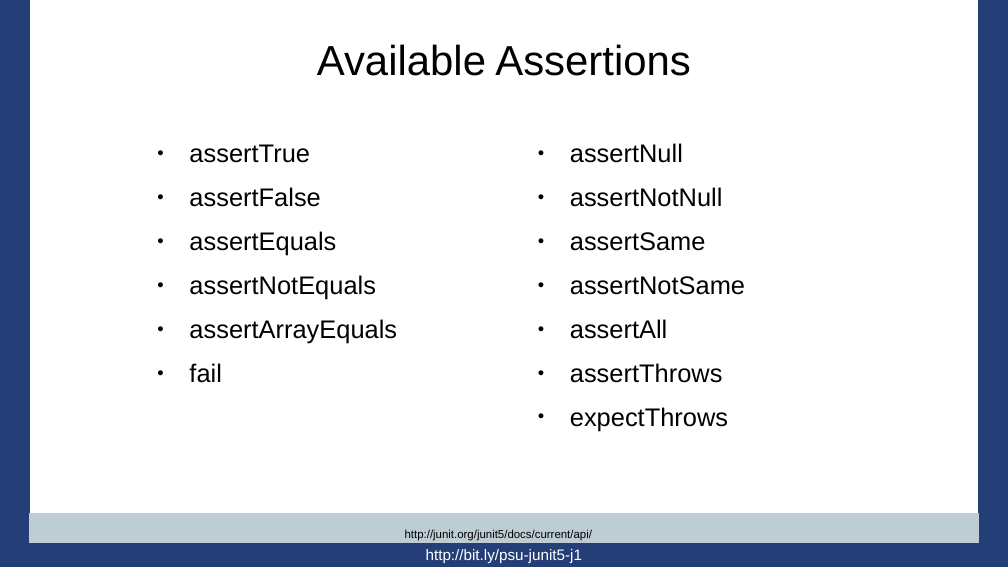
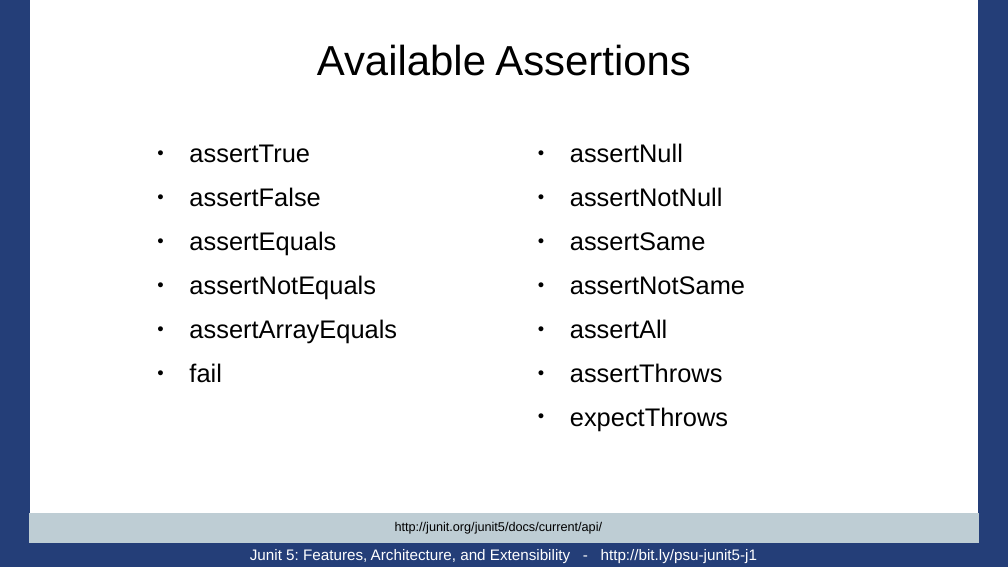
Before and after one commit to PennState/junit5-presentation, a slide deck: slide 26 of src/site/presentation/Junit5_Presentation_JavaOne_2016.odp. Drawn at 1008x567 pixels with LibreOffice and Linux fonts; fonts in the diff are those of the drawing; background and template pictures are left out. Boxes give left, top, right and bottom in pixels: in the first picture for what was removed or moved away, otherwise in the second. Text is boxed around its words. In the diff, an @@ line names an element or a change of style, - is before the commit and + after.

```diff
--- a/src/site/presentation/Junit5_Presentation_JavaOne_2016.odp
+++ b/src/site/presentation/Junit5_Presentation_JavaOne_2016.odp
@@ title "http://junit.org/junit5/docs/current/api/": place and size @@
-title "http://junit.org/junit5/docs/current/api/" at [405, 529, 592, 541]
+title "http://junit.org/junit5/docs/current/api/" at [395, 521, 603, 534]
@@ title "http://junit.org/junit5/docs/current/api/" at [395, 521, 603, 534]: size 9 to 10 pt @@
@@ text at [250, 549, 757, 563]: text changed @@
-http://bit.ly/psu-junit5-j1
+Junit 5: Features, Architecture, and Extensibility - http://bit.ly/psu-junit5-j1
```
Also in this commit, not shown: 70 other slides changed, 4 slides removed.
